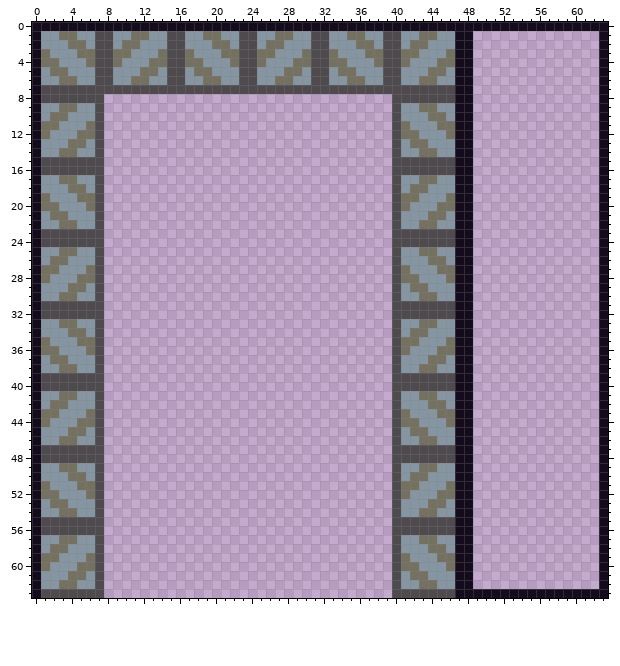
Pixel-art sprite: assets/images/tilesets/tiles.png. Above is the file before it was changed.
The file is 64x64 pixels.
New version:
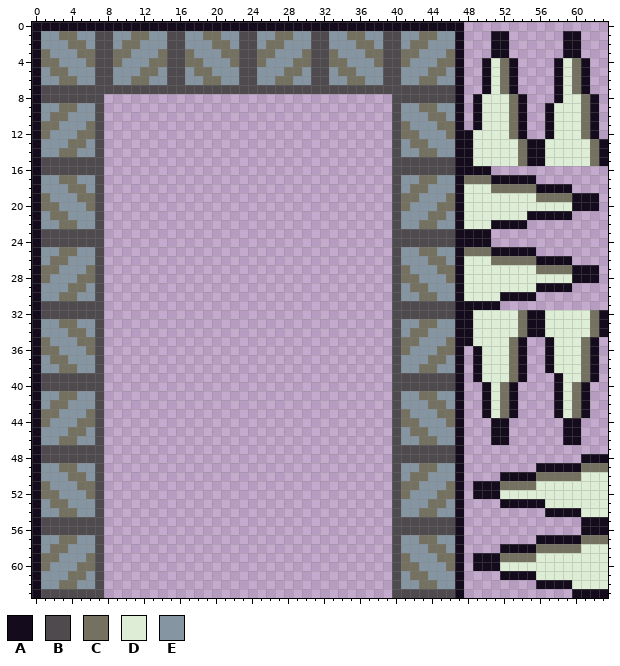
Palette (. is transparent): A #140c1c  B #4e4a4e  C #757161  D #deeed6  E #8595a1
Changes in this commit:
The edit adds colour A in rows 1 to 3 at x 51 to 52 and 59 to 60; in rows 4 to 7 at x 50, 53, 58 and 61; in row 8 at x 49, 54, 58 and 62; in rows 9 to 11 at x 49, 54, 57 and 62; in row 12 at x 54, 57 and 62; in rows 13 to 15 at x 55 to 56.
The edit adds colour A in row 16 at x 49 to 50; in row 17 at x 51 to 55; in row 18 at x 56 to 59; in rows 19 to 20 at x 60 to 62; in row 21 at x 55 to 59; in row 22 at x 51 to 54.
The edit adds colour A in rows 23 to 24 at x 49 to 50; in row 25 at x 51 to 55; in row 26 at x 56 to 59; in rows 27 to 28 at x 60 to 62; in row 29 at x 56 to 59; in row 30 at x 52 to 55.
The edit adds colour A in row 31 at x 49 to 51; in rows 32 to 34 at x 55 to 56; in row 35 at x 54, 57 and 62; in rows 36 to 38 at x 49, 54, 57 and 62; in row 39 at x 49, 54, 58 and 62; in rows 40 to 43 at x 50, 53, 58 and 61.
The edit adds colour A in rows 44 to 46 at x 51 to 52 and 59 to 60; in row 48 at x 61 to 62; in row 49 at x 56 to 60; in row 50 at x 52 to 55; in rows 51 to 52 at x 49 to 51; in row 53 at x 52 to 56.
The edit adds colour A in row 54 at x 57 to 60; in rows 55 to 56 at x 61 to 62; in row 57 at x 56 to 60; in row 58 at x 52 to 55; in rows 59 to 60 at x 49 to 51; in row 61 at x 52 to 55.
The edit adds colour A in row 62 at x 56 to 59.
The edit adds colour C in rows 4 to 7 at x 52 and 60; in rows 8 to 12 at x 53 and 61; in rows 13 to 15 at x 54 and 62; in row 17 at x 49 to 50; in row 18 at x 51 to 55; in row 19 at x 56 to 59.
The edit adds colour C in row 25 at x 49 to 50; in row 26 at x 51 to 55; in row 27 at x 56 to 59; in rows 32 to 34 at x 54 and 62; in rows 35 to 39 at x 53 and 61; in rows 40 to 43 at x 52 and 60.
The edit adds colour C in row 49 at x 61 to 62; in row 50 at x 56 to 60; in row 51 at x 52 to 55; in row 57 at x 61 to 62; in row 58 at x 56 to 60; in row 59 at x 52 to 55.
Colour A gives way to colour C in row 17 at x 48; in row 25 at x 48; in row 49 at x 63; in row 57 at x 63.
The edit adds colour D in rows 4 to 7 at x 51 and 59; in row 8 at x 50 to 52 and 59 to 60; in rows 9 to 11 at x 50 to 52 and 58 to 60; in row 12 at x 49 to 52 and 58 to 60; in rows 13 to 15 at x 49 to 53 and 57 to 61; in row 18 at x 49 to 50.
The edit adds colour D in row 19 at x 49 to 55; in row 20 at x 49 to 59; in row 21 at x 49 to 54; in row 22 at x 49 to 50; in row 26 at x 49 to 50; in row 27 at x 49 to 55.
The edit adds colour D in row 28 at x 49 to 59; in row 29 at x 49 to 55; in row 30 at x 49 to 51; in rows 32 to 34 at x 49 to 53 and 57 to 61; in row 35 at x 49 to 52 and 58 to 60; in rows 36 to 38 at x 50 to 52 and 58 to 60.
The edit adds colour D in row 39 at x 50 to 52 and 59 to 60; in rows 40 to 43 at x 51 and 59; in row 50 at x 61 to 62; in row 51 at x 56 to 62; in row 52 at x 52 to 62; in row 53 at x 57 to 62.
The edit adds colour D in row 54 at x 61 to 62; in row 58 at x 61 to 62; in row 59 at x 56 to 62; in row 60 at x 52 to 62; in row 61 at x 56 to 62; in row 62 at x 60 to 62.
Colour A gives way to colour D in rows 18 to 22 at x 48; in rows 26 to 30 at x 48; in rows 50 to 54 at x 63; in rows 58 to 62 at x 63.
The edit erases colour A in row 0 at x 48 to 63; in rows 1 to 11 at x 48 and 63; in row 12 at x 63; in rows 16 to 31 at x 63; in row 35 at x 63; in rows 36 to 47 at x 48 and 63.
The edit erases colour A in rows 48 to 62 at x 48; in row 63 at x 48 to 59.
Changed places in both pictures, as pixel boxes (x1, y1, x2, y2):
changed: (464, 22, 608, 598)
